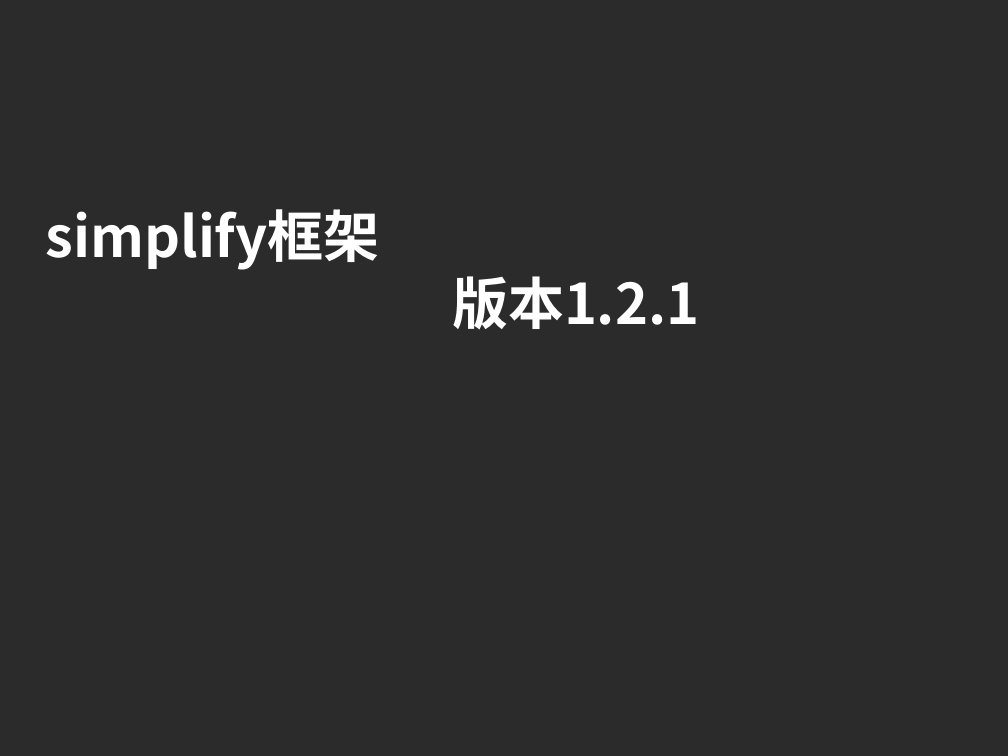
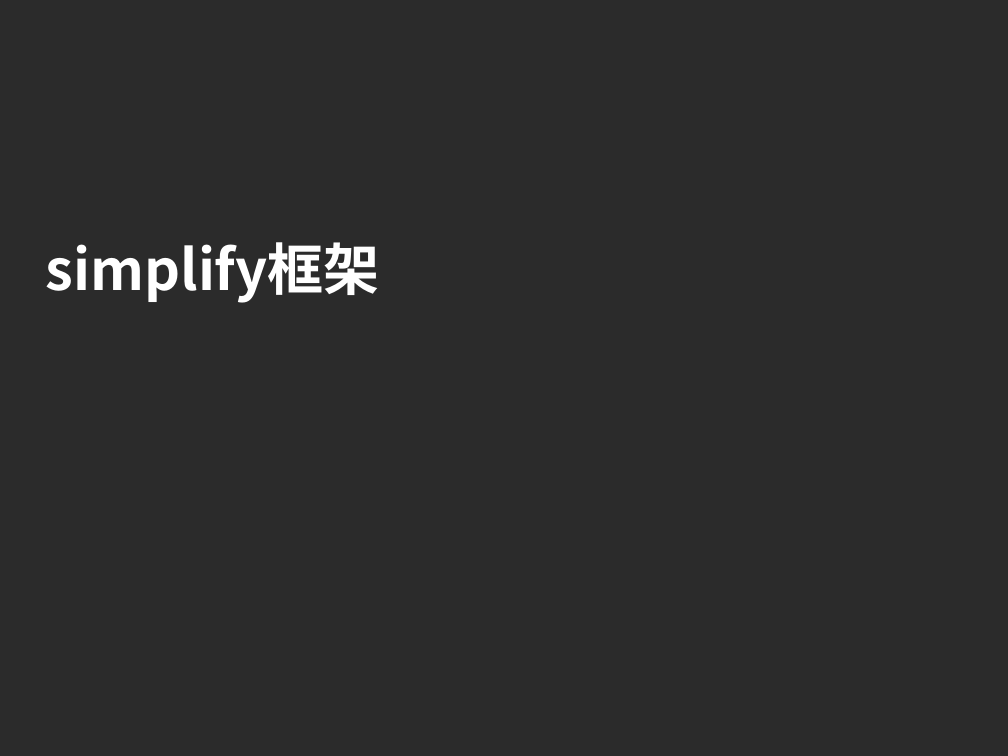
Before and after one commit to wlzsoft/simplify-framework, a slide deck: slide 1 of src/doc/simplify框架预演稿20160916.ppt. Drawn at 1008x756 pixels with LibreOffice and Linux fonts; fonts in the diff are those of the drawing; background and template pictures are left out; a plain dark background stands for a picture behind light text. Boxes give left, top, right and bottom in pixels: in the first picture for what was removed or moved away, otherwise in the second. Text is boxed around its words. In the diff, an @@ line names an element or a change of style, - is before the commit and + after.

```diff
--- a/src/doc/simplify框架预演稿20160916.ppt
+++ b/src/doc/simplify框架预演稿20160916.ppt
@@ title at (46,242,380,303): text changed @@
-simplify框架
-版本1.2.1
+simplify框架
```
Also in this commit, not shown: 1 other file.
